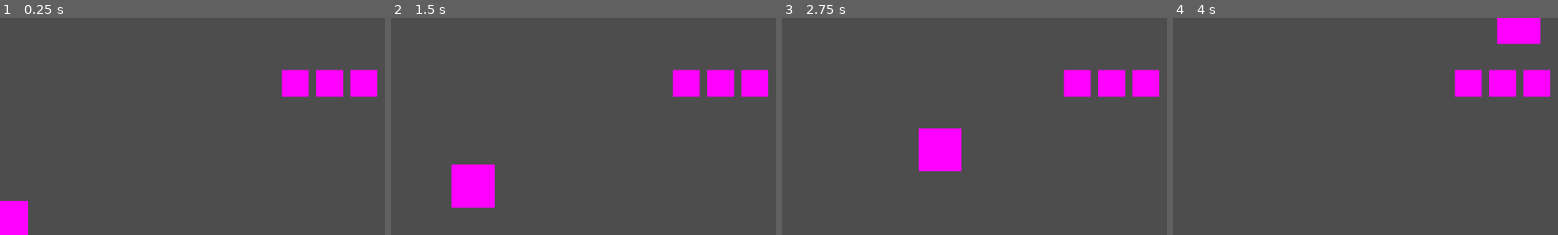
Above: before the commit, frames 1-4 (left to right).
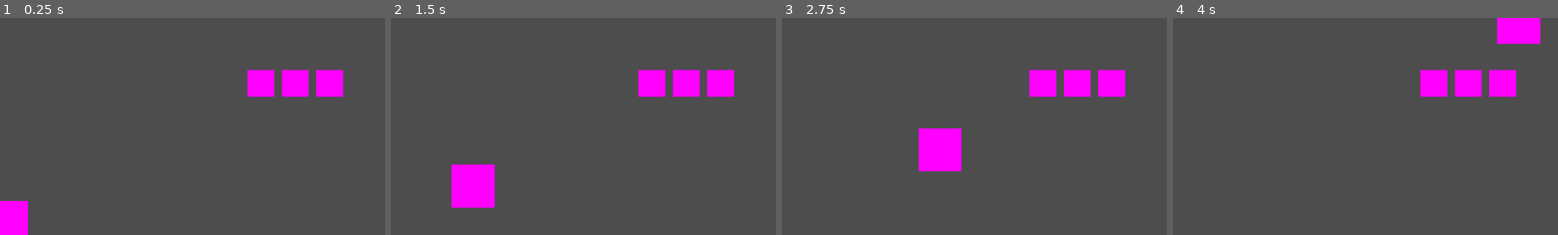
Above: after the commit, the same moments.

Repository: TrennaGiacomo/GayJam2025
Game: Godot game, scene res://game.tscn
The game is run twice, just before and just after one commit, with the same random seed, the same clock (stepped at 60 frames per second) and the same inputs. The engine's default icon, where the game draws it, is replaced by a stand-in: a white triangle on a blue panel in a dark square.
Inputs (mouse positions are % of the whole screen's width and height, from its top left):
- Up to frame 1 (0.25 s): no input
- Up to frame 2 (1.5 s): click "Click me pls" at 0.5 s; click "Click me pls" at 1.25 s
- Up to frame 3 (2.75 s): click "Click me pls" at 2 s
- Up to frame 4 (4 s): drag from (32, 65) to (60, 28) at 2.77 s; drag from (30, 55) to (60, 30) at 3.52 s
The pictures show only the part of the screen within x 12-62%, y 35-85%; the shares and areas given below are measured in that part.

The runs differ from the first frame. In frame 1, 1.8% of the frame differs, in the area x 64-98%, y 23-37%; in frame 2, 1.8%; in frame 3, 1.8%; in frame 4, 1.8%.

Commit message:
Seats centered

Diff:
--- a/gayjam2025/skilift/seat_manager.gd
+++ b/gayjam2025/skilift/seat_manager.gd
@@ -25,7 +25,30 @@
 	arrange_sprites()
 
 func arrange_sprites():
+	var total_width = 0
+	var total_height = 0
+	var sprite_count = 0
+
+	# Calculate total width/height of all sprites
+	for child in get_children():
+		if child is Sprite2D:
+			sprite_count += 1
+			total_width += child.texture.get_width() + spacing
+			total_height += child.texture.get_height() + spacing
+
+	# Remove extra spacing after the last sprite
+	if sprite_count > 0:
+		total_width -= spacing
+		total_height -= spacing
+
+	# Calculate starting offset for centering
 	var offset = Vector2.ZERO
+	if layout_mode == "horizontal":
+		offset.x = -total_width / 2
+	elif layout_mode == "vertical":
+		offset.y = -total_height / 2
+
+	# Position the sprites
 	for child in get_children():
 		if child is Sprite2D:
 			child.position = offset
